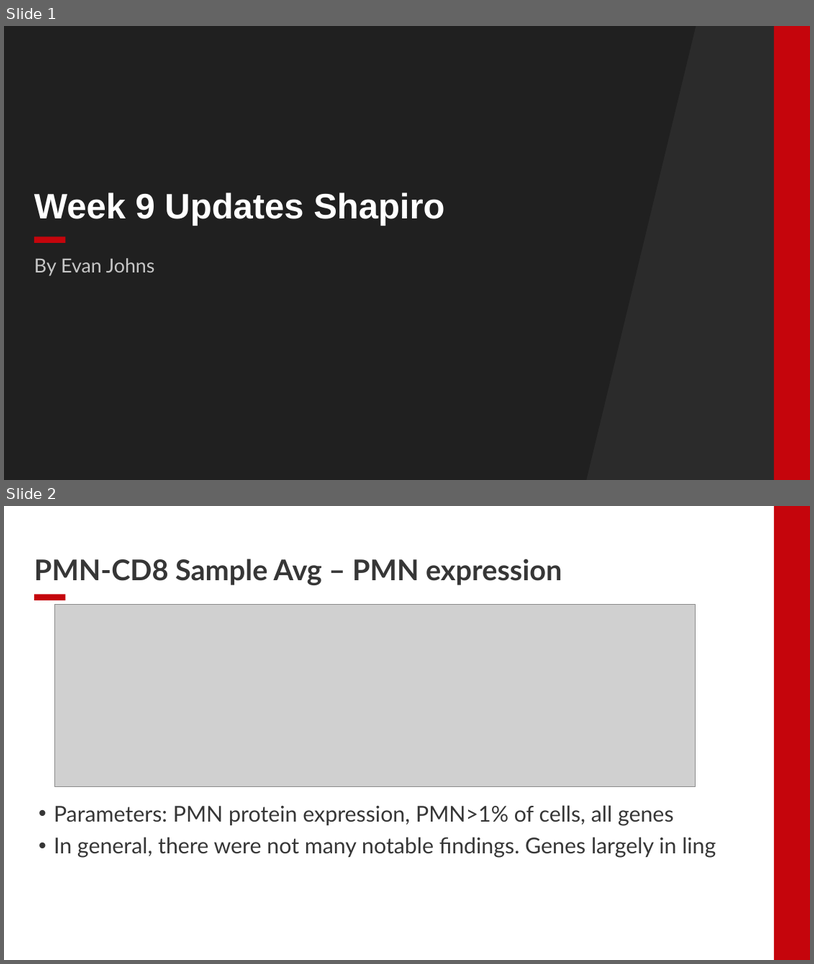
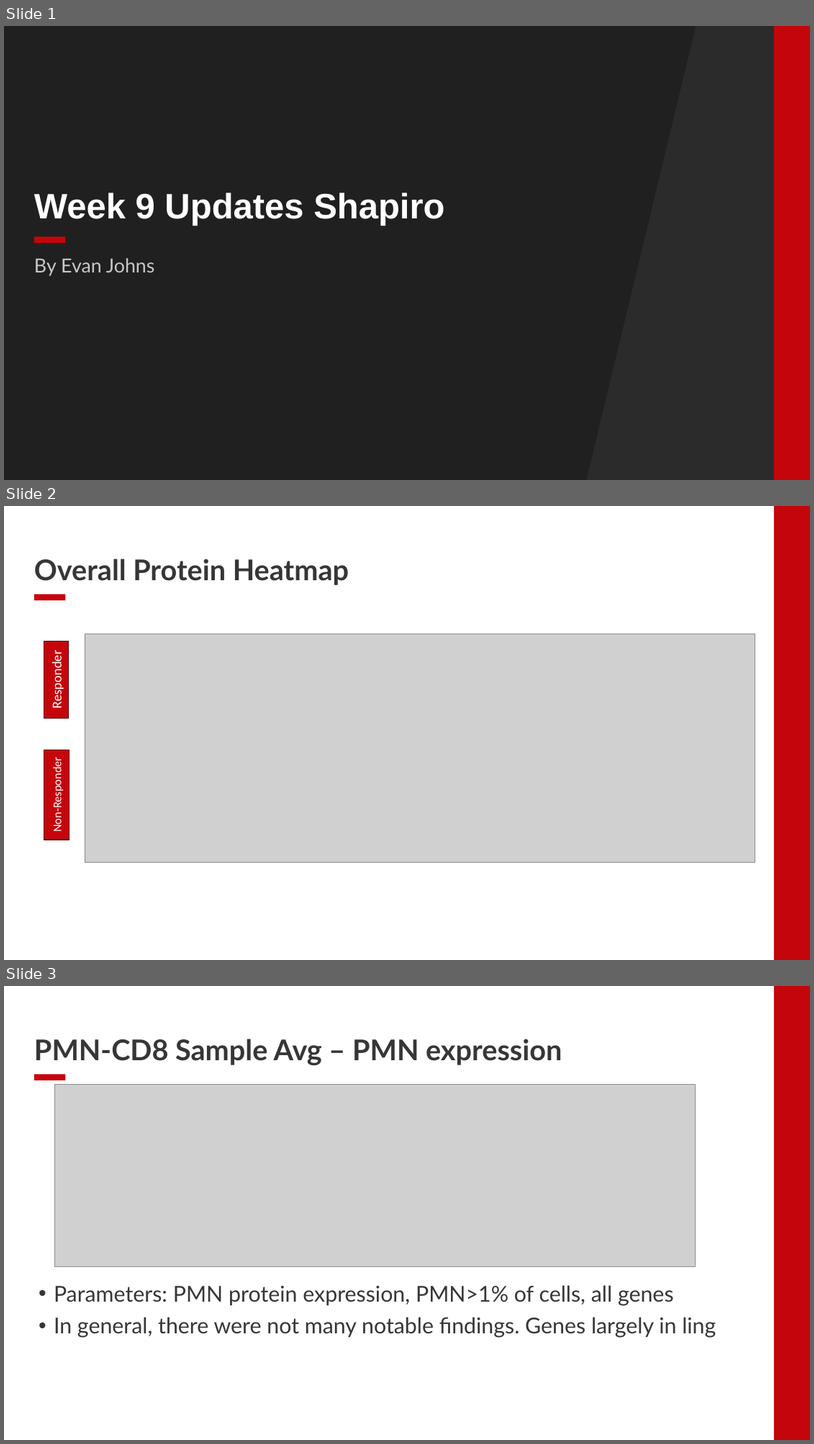
Before and after one commit to EDJohns/2025-Dinh-Lab-Research-Project, a slide deck: Shapiro 2025 Project/Weekly Updates/Week 9 Updates.pptx. Shown one above the other, each under a label of ours: slides 1 and 2 before the commit, slides 1, 2 and 3 after it. The pictures are 814x964 and 814x1444 pixels, drawn with LibreOffice and Linux fonts; fonts in the diff are those of the drawing; grey boxes stand for pictures; background and template pictures are left out; a plain dark background stands for a picture behind light text. Boxes give left, top, right and bottom in pixels: in the first picture for what was removed or moved away, otherwise in the second. Text is boxed around its words. In the diff, an @@ line names an element or a change of style, - is before the commit and + after.

```diff
--- a/Shapiro 2025 Project/Weekly Updates/Week 9 Updates.pptx
+++ b/Shapiro 2025 Project/Weekly Updates/Week 9 Updates.pptx
@@ slide 2 added at bbox=[4, 506, 810, 960], background #FFFFFF; not listed: 2 template elements that a slide beside it also shows @@
@@ title added at bbox=[34, 559, 349, 585], 34 pt, text #363636, bold @@
+Overall Protein Heatmap
@@ picture added at bbox=[85, 633, 755, 862] @@
@@ rectangle added at bbox=[44, 641, 69, 718], fill #C5050C, outline #560205 1 pt, 16 pt, text #FFFFFF @@
+Responder
@@ rectangle added at bbox=[44, 749, 70, 839], fill #C5050C, outline #560205 1 pt, 14 pt, text #FFFFFF @@
+Non-Responder
@@ what was slide 2 is now slide 3 @@
```
Also in this commit, not shown: 1 slide changed, 2 other slides added, 3 slides removed.
